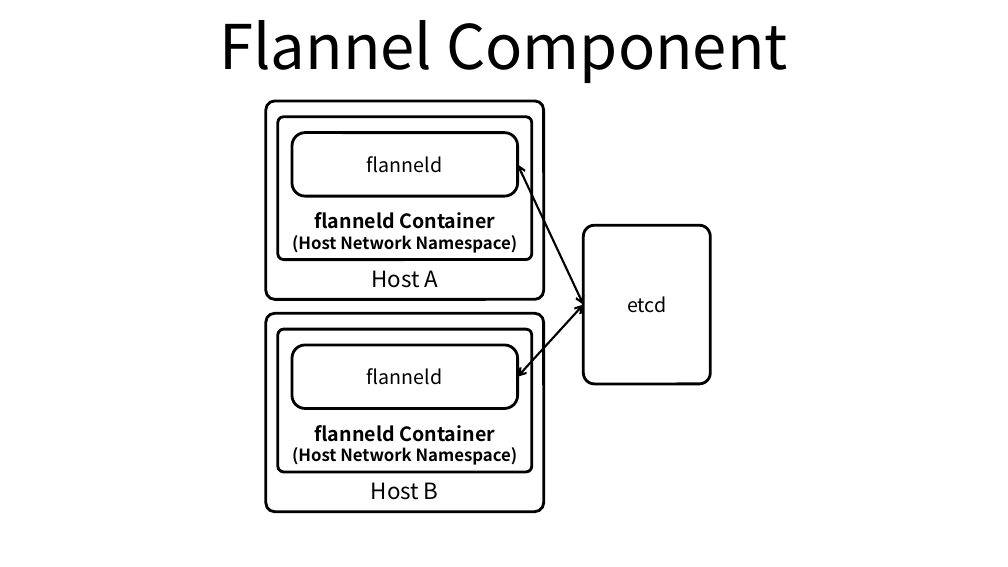
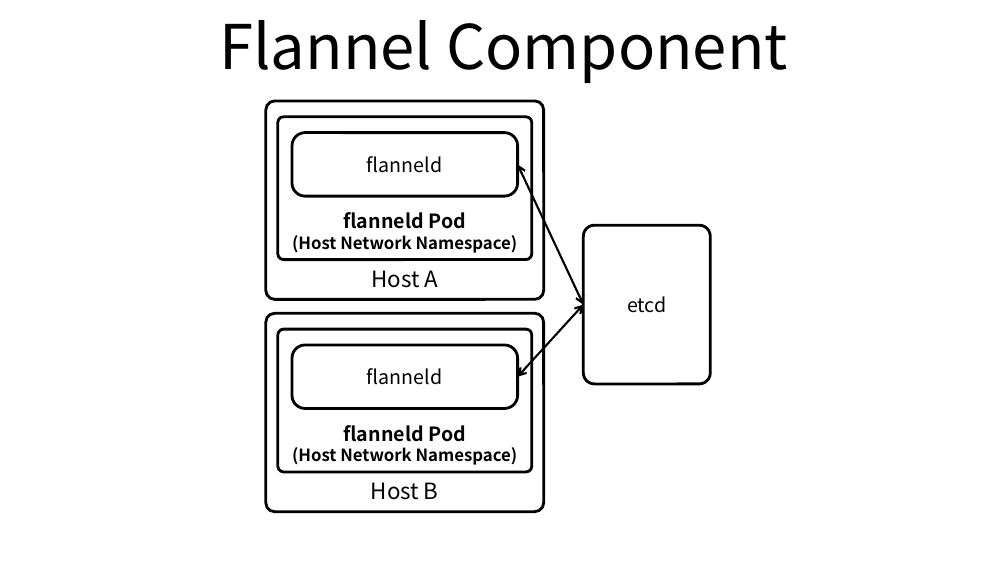
Before and after one commit to ssup2/blog-old, a slide deck: slide 1 of images/theory_analysis/Kubernetes_flannel_Plugin/Kubernetes_flannel_Plugin.pptx. Drawn at 1008x567 pixels with LibreOffice and Linux fonts; fonts in the diff are those of the drawing. Boxes give left, top, right and bottom in pixels: in the first picture for what was removed or moved away, otherwise in the second. Text is boxed around its words. In the diff, an @@ line names an element or a change of style, - is before the commit and + after.

```diff
--- a/images/theory_analysis/Kubernetes_flannel_Plugin/Kubernetes_flannel_Plugin.pptx
+++ b/images/theory_analysis/Kubernetes_flannel_Plugin/Kubernetes_flannel_Plugin.pptx
@@ text in rounded rectangle at [343, 212, 466, 229]: text changed @@
-flanneld Container
+flanneld Pod
@@ text in rounded rectangle at [343, 425, 466, 442]: text changed @@
-flanneld Container
+flanneld Pod
```
Also in this commit, not shown: 2 other slides changed, 16 other files.
